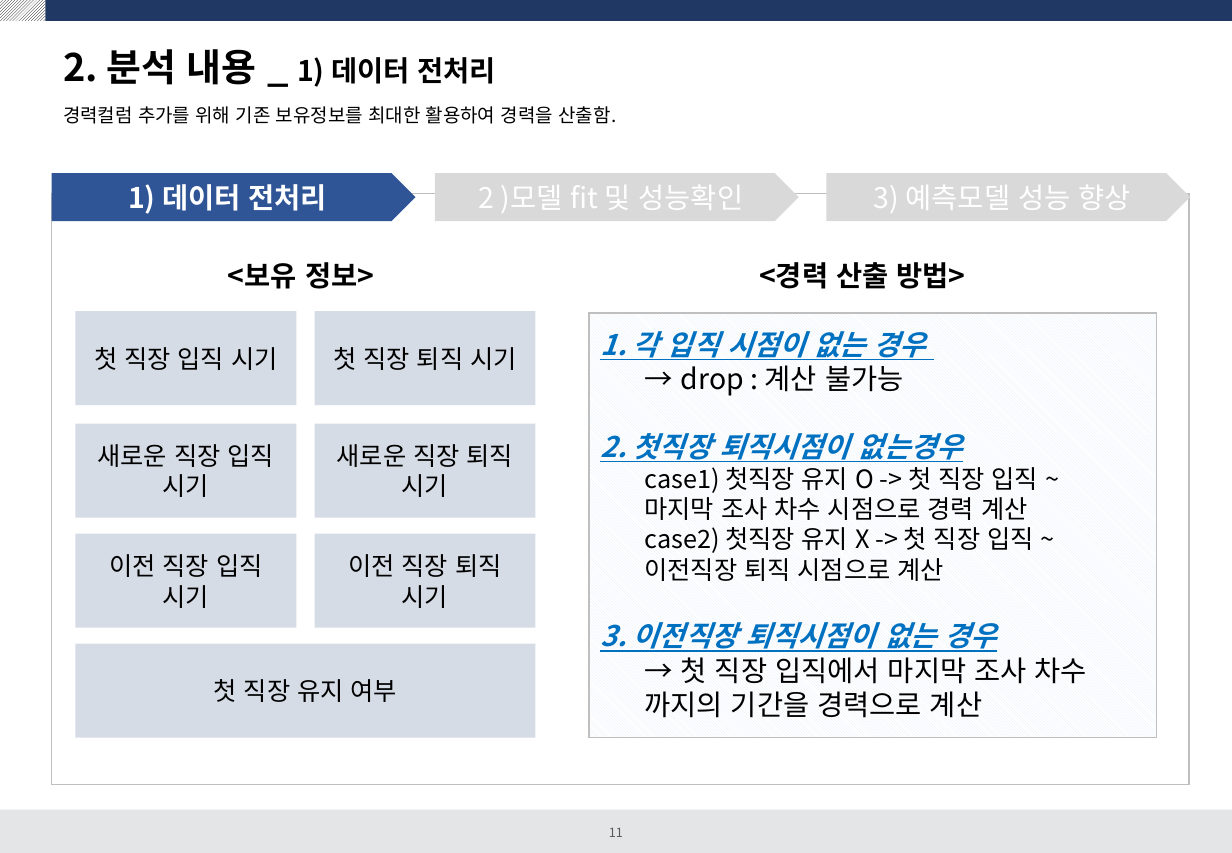
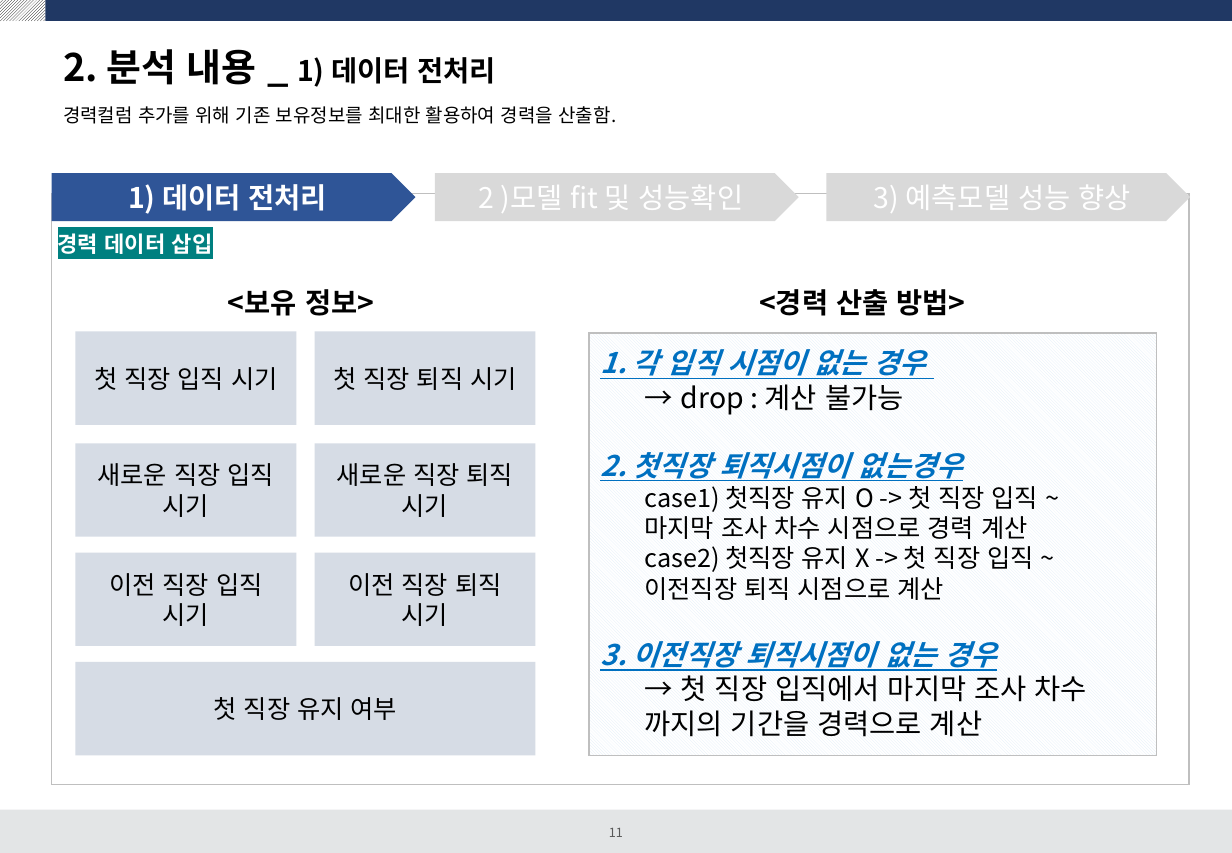
Before and after one commit to dss-14th/Regression_3_project, a slide deck: slide 11 of 여성임금 예측프로젝트.pptx. Drawn at 1232x853 pixels with LibreOffice and Linux fonts; fonts in the diff are those of the drawing. Boxes give left, top, right and bottom in pixels: in the first picture for what was removed or moved away, otherwise in the second. Text is boxed around its words. In the diff, an @@ line names an element or a change of style, - is before the commit and + after.

```diff
--- a/여성임금 예측프로젝트.pptx
+++ b/여성임금 예측프로젝트.pptx
@@ text added at (x1=58, y1=233, x2=213, y2=254), 14 pt, text #FFFFFF, bold @@
+경력 데이터 삽입
@@ text "<보유 정보>" moved from (x1=228, y1=262, x2=374, y2=289) to (x1=228, y1=289, x2=374, y2=316) @@
@@ text "<경력 산출 방법>" moved from (x1=759, y1=262, x2=965, y2=289) to (x1=759, y1=289, x2=965, y2=316) @@
@@ 8 rectangles moved together from (x1=75, y1=312, x2=1157, y2=738) to (x1=75, y1=331, x2=1157, y2=755) @@
```
Also in this commit, not shown: 4 other slides changed, 4 slides added, 1 slide removed, 4 other files.
